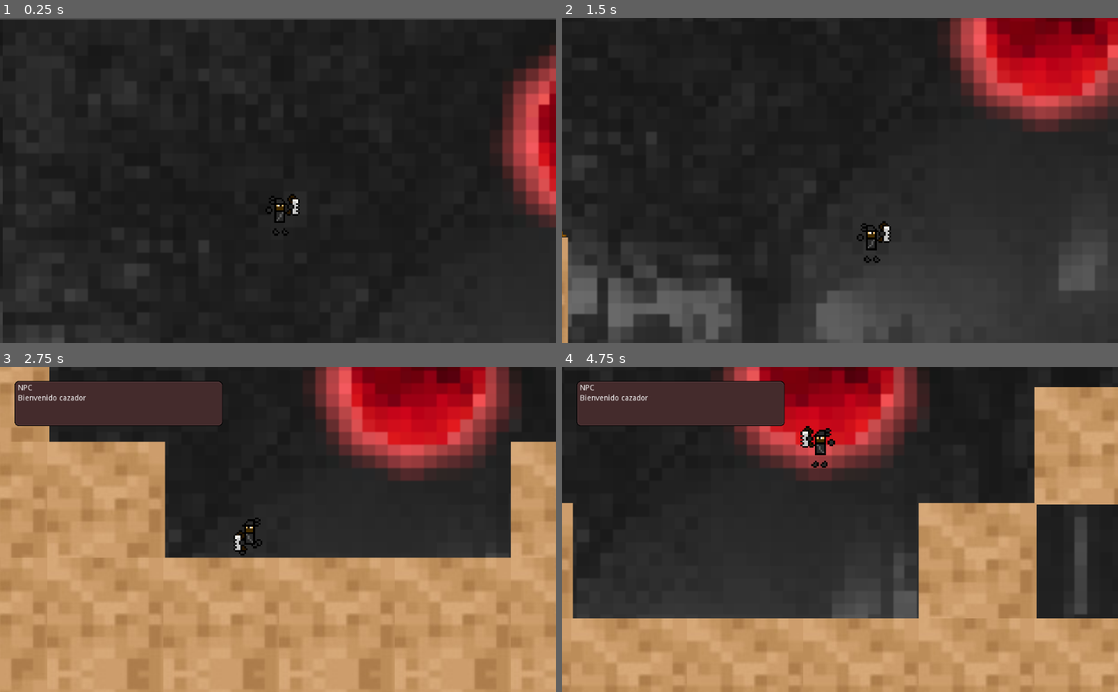
Above: before the commit, frames 1-4 (two rows, left to right).
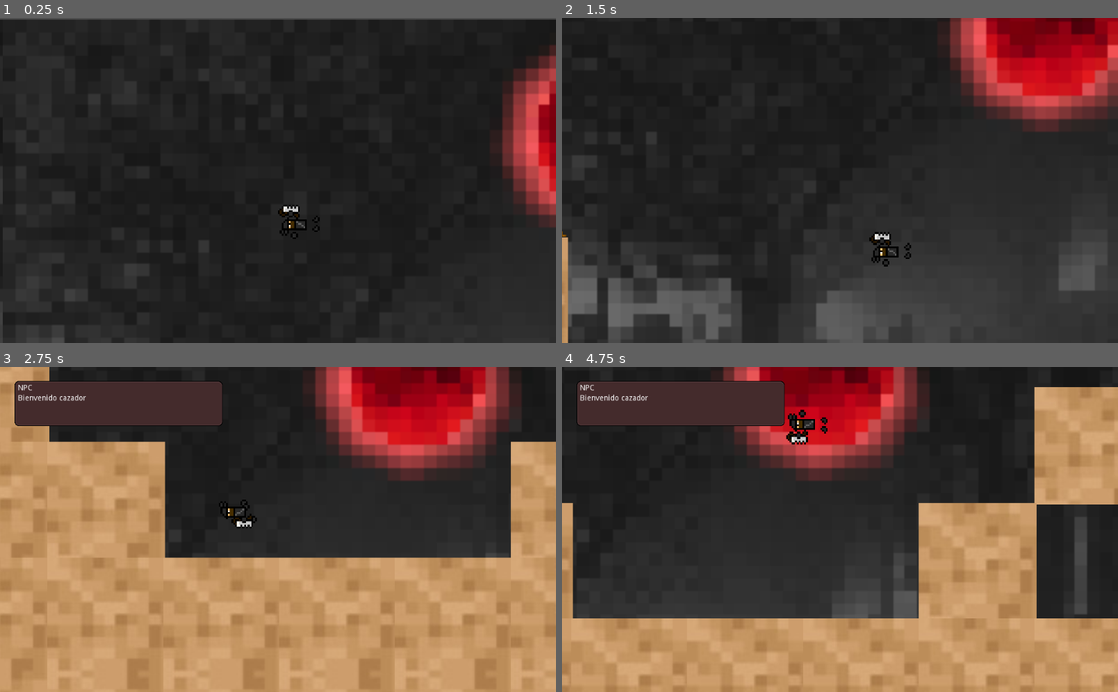
Above: after the commit, the same moments.

Repository: Alannegra/GODOTPUIGALAN
Game: Godot game, scene res://World.tscn
The game is run twice, just before and just after one commit, with the same random seed, the same clock (stepped at 60 frames per second) and the same inputs.
Inputs (mouse positions are in pixels of both pictures, inside the frame that each line leads up to):
- Up to frame 1 (0.25 s): no input
- Up to frame 2 (1.5 s): move the mouse to (962, 164) at 0.52 s; press the mouse at (962, 164) at 0.53 s; hold D (right) from 0.53 s (still down); tap Space (jump) at 0.77 s; move the mouse to (728, 196) at 1.27 s; release the mouse at (728, 196) at 1.28 s; right-click (728, 196) at 1.35 s
- Up to frame 3 (2.75 s): tap Space (jump) at 1.52 s; move the mouse to (333, 458) at 2.02 s; release D (right) at 2.03 s; hold A (left) from 2.03 s (still down); hold E (game_usage) from 2.03 s (still down)
- Up to frame 4 (4.75 s): move the mouse to (812, 594) at 2.77 s; release A (left) at 2.78 s; release E (game_usage) at 2.78 s; hold D (right) 2.78-4.28 s; click (812, 594) at 2.85 s; tap Space (jump) at 3.02, 3.77, 4.52 s; move the mouse to (1006, 578) at 3.52 s; hold Right mouse button (attack2) 3.53-4.28 s; move the mouse to (673, 480) at 4.27 s; hold A (left) from 4.28 s (still down); tap E (game_usage) at 4.35 s

The runs differ from the first frame. In frame 1, 0.4% of the frame differs, in the area x 48-58%, y 54-68%; in frame 2, 0.4%; in frame 3, 0.4%; in frame 4, 0.7%, in the area x 40-50%, y 13-31%.

Commit message:
Die

Diff:
--- a/AlanJuego1/World.tscn
+++ b/AlanJuego1/World.tscn
@@ -1,6 +1,5 @@
-[gd_scene load_steps=31 format=2]
-
-[ext_resource path="res://viking2.png" type="Texture" id=1]
+[gd_scene load_steps=23 format=2]
+
 [ext_resource path="res://tiles2.tres" type="TileSet" id=2]
 [ext_resource path="res://Player.gd" type="Script" id=3]
 [ext_resource path="res://ExperimentPixel.png" type="Texture" id=4]
@@ -10,125 +9,6 @@
 [ext_resource path="res://npc/NPC.tscn" type="PackedScene" id=8]
 [ext_resource path="res://dialogues/DialoguePlayer.tscn" type="PackedScene" id=9]
 
-[sub_resource type="CapsuleShape2D" id=1]
-radius = 8.0
-height = 0.0
-
-[sub_resource type="Animation" id=7]
-resource_name = "Attack"
-loop = true
-tracks/0/type = "value"
-tracks/0/path = NodePath("Sprite:frame")
-tracks/0/interp = 1
-tracks/0/loop_wrap = true
-tracks/0/imported = false
-tracks/0/enabled = true
-tracks/0/keys = {
-"times": PoolRealArray( 0, 0.1, 0.2, 0.3, 0.4, 0.5, 0.6, 0.7, 0.8, 0.9 ),
-"transitions": PoolRealArray( 1, 1, 1, 1, 1, 1, 1, 1, 1, 1 ),
-"update": 1,
-"values": [ 27, 28, 29, 30, 31, 32, 33, 34, 35, 36 ]
-}
-
-[sub_resource type="Animation" id=8]
-resource_name = "Attack2"
-length = 0.4
-loop = true
-tracks/0/type = "value"
-tracks/0/path = NodePath("Sprite:frame")
-tracks/0/interp = 1
-tracks/0/loop_wrap = true
-tracks/0/imported = false
-tracks/0/enabled = true
-tracks/0/keys = {
-"times": PoolRealArray( 0, 0.1, 0.2, 0.3, 0.4 ),
-"transitions": PoolRealArray( 1, 1, 1, 1, 1 ),
-"update": 1,
-"values": [ 33, 34, 35, 36, 37 ]
-}
-
-[sub_resource type="Animation" id=2]
-resource_name = "Fall"
-loop = true
-tracks/0/type = "value"
-tracks/0/path = NodePath("Sprite:frame")
-tracks/0/interp = 1
-tracks/0/loop_wrap = true
-tracks/0/imported = false
-tracks/0/enabled = true
-tracks/0/keys = {
-"times": PoolRealArray( 0, 0.1, 0.2 ),
-"transitions": PoolRealArray( 1, 1, 1 ),
-"update": 1,
-"values": [ 20, 21, 22 ]
-}
-
-[sub_resource type="Animation" id=3]
-resource_name = "Idle"
-length = 0.6
-loop = true
-tracks/0/type = "value"
-tracks/0/path = NodePath("Sprite:frame")
-tracks/0/interp = 1
-tracks/0/loop_wrap = true
-tracks/0/imported = false
-tracks/0/enabled = true
-tracks/0/keys = {
-"times": PoolRealArray( 0, 0.1, 0.2, 0.3, 0.4, 0.5 ),
-"transitions": PoolRealArray( 1, 1, 1, 1, 1, 1 ),
-"update": 1,
-"values": [ 1, 2, 3, 4, 5, 6 ]
-}
-
-[sub_resource type="Animation" id=4]
-resource_name = "Jump"
-length = 0.2
-loop = true
-tracks/0/type = "value"
-tracks/0/path = NodePath("Sprite:frame")
-tracks/0/interp = 1
-tracks/0/loop_wrap = true
-tracks/0/imported = false
-tracks/0/enabled = true
-tracks/0/keys = {
-"times": PoolRealArray( 0, 0.1 ),
-"transitions": PoolRealArray( 1, 1 ),
-"update": 1,
-"values": [ 18, 19 ]
-}
-
-[sub_resource type="Animation" id=5]
-length = 0.001
-tracks/0/type = "value"
-tracks/0/path = NodePath("Sprite:frame")
-tracks/0/interp = 1
-tracks/0/loop_wrap = true
-tracks/0/imported = false
-tracks/0/enabled = true
-tracks/0/keys = {
-"times": PoolRealArray( 0 ),
-"transitions": PoolRealArray( 1 ),
-"update": 0,
-"values": [ 0 ]
-}
-
-[sub_resource type="Animation" id=6]
-resource_name = "Run"
-length = 0.5
-loop = true
-tracks/0/type = "value"
-tracks/0/path = NodePath("Sprite:frame")
-tracks/0/interp = 1
-tracks/0/loop_wrap = true
-tracks/0/imported = false
-tracks/0/enabled = true
-tracks/0/keys = {
-"times": PoolRealArray( 0, 0.1, 0.2, 0.3, 0.4, 0.5 ),
-"transitions": PoolRealArray( 1, 1, 1, 1, 1, 1 ),
-"update": 1,
-"values": [ 9, 10, 11, 12, 13, 14 ]
-}
-
 [sub_resource type="RectangleShape2D" id=18]
 extents = Vector2( 5, 10 )
 
@@ -146,6 +26,34 @@
 "transitions": PoolRealArray( 1, 1, 1 ),
 "update": 1,
 "values": [ 52, 53, 54 ]
+}
+
+[sub_resource type="Animation" id=22]
+resource_name = "Die"
+length = 0.5
+tracks/0/type = "value"
+tracks/0/path = NodePath("Sprite:rotation_degrees")
+tracks/0/interp = 1
+tracks/0/loop_wrap = true
+tracks/0/imported = false
+tracks/0/enabled = true
+tracks/0/keys = {
+"times": PoolRealArray( 0, 0.2 ),
+"transitions": PoolRealArray( 1, 1 ),
+"update": 0,
+"values": [ 0.0, -90.0 ]
+}
+tracks/1/type = "value"
+tracks/1/path = NodePath("Sprite:position")
+tracks/1/interp = 1
+tracks/1/loop_wrap = true
+tracks/1/imported = false
+tracks/1/enabled = true
+tracks/1/keys = {
+"times": PoolRealArray( 0, 0.2 ),
+"transitions": PoolRealArray( 1, 1 ),
+"update": 0,
+"values": [ Vector2( 0, -4 ), Vector2( -7, -6 ) ]
 }
 
 [sub_resource type="Animation" id=19]
@@ -307,34 +215,6 @@
 
 [node name="World" type="Node2D"]
 
-[node name="Player" type="KinematicBody2D" parent="."]
-visible = false
-position = Vector2( -48, -112 )
-script = ExtResource( 3 )
-
-[node name="Sprite" type="Sprite" parent="Player"]
-position = Vector2( 64, 72 )
-texture = ExtResource( 1 )
-hframes = 9
-vframes = 6
-
-[node name="CollisionShape2D" type="CollisionShape2D" parent="Player"]
-position = Vector2( 64, 80 )
-shape = SubResource( 1 )
-
-[node name="Camera2D" type="Camera2D" parent="Player"]
-zoom = Vector2( 0.4, 0.4 )
-smoothing_enabled = true
-
-[node name="AnimationPlayer" type="AnimationPlayer" parent="Player"]
-anims/Attack = SubResource( 7 )
-anims/Attack2 = SubResource( 8 )
-anims/Fall = SubResource( 2 )
-anims/Idle = SubResource( 3 )
-anims/Jump = SubResource( 4 )
-anims/RESET = SubResource( 5 )
-anims/Run = SubResource( 6 )
-
 [node name="TileMap" type="TileMap" parent="."]
 tile_set = ExtResource( 2 )
 format = 1
@@ -345,7 +225,8 @@
 script = ExtResource( 3 )
 
 [node name="Sprite" type="Sprite" parent="Player2"]
-position = Vector2( 0, -4 )
+position = Vector2( -7, -6 )
+rotation = -1.5708
 texture = ExtResource( 6 )
 hframes = 26
 vframes = 4
@@ -360,6 +241,7 @@
 
 [node name="AnimationPlayer" type="AnimationPlayer" parent="Player2"]
 anims/Attack = SubResource( 9 )
+anims/Die = SubResource( 22 )
 anims/Fall = SubResource( 19 )
 anims/Idle = SubResource( 20 )
 anims/Jump = SubResource( 21 )
Binary file removed: AlanJuego1/viking2.png
